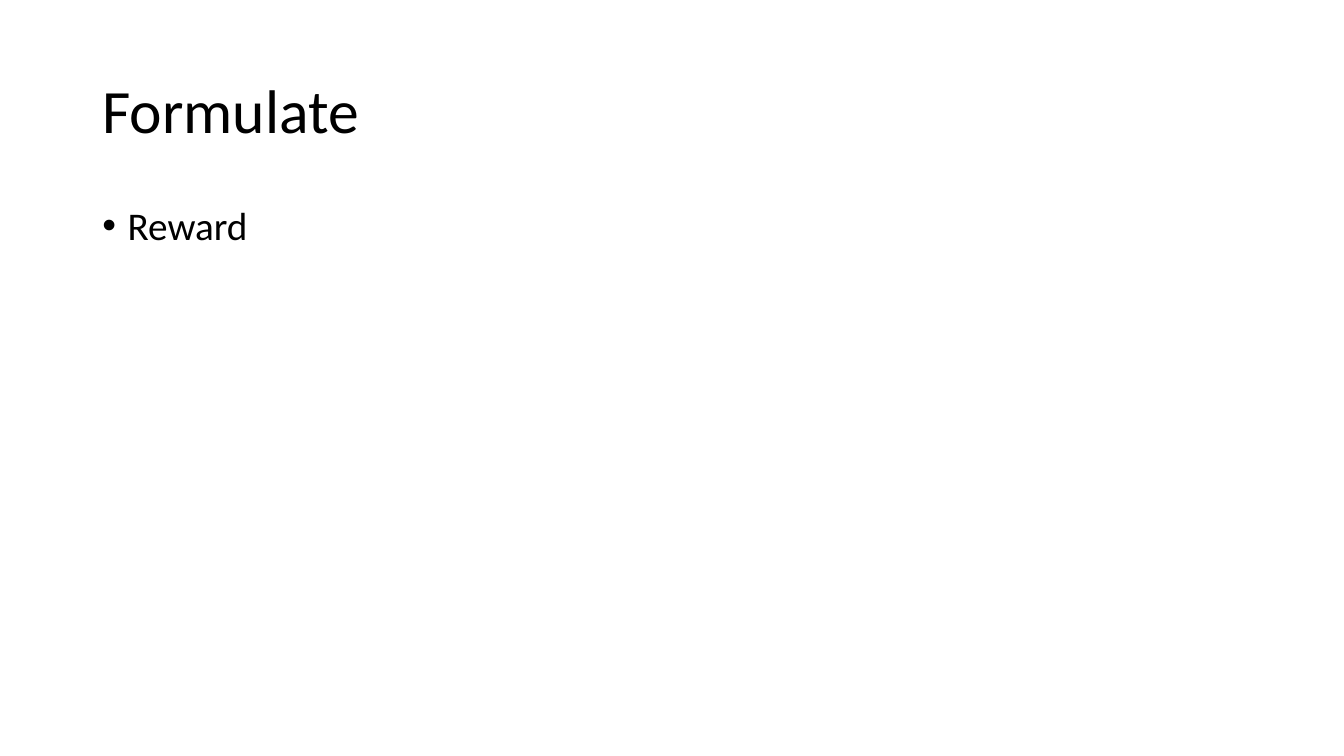
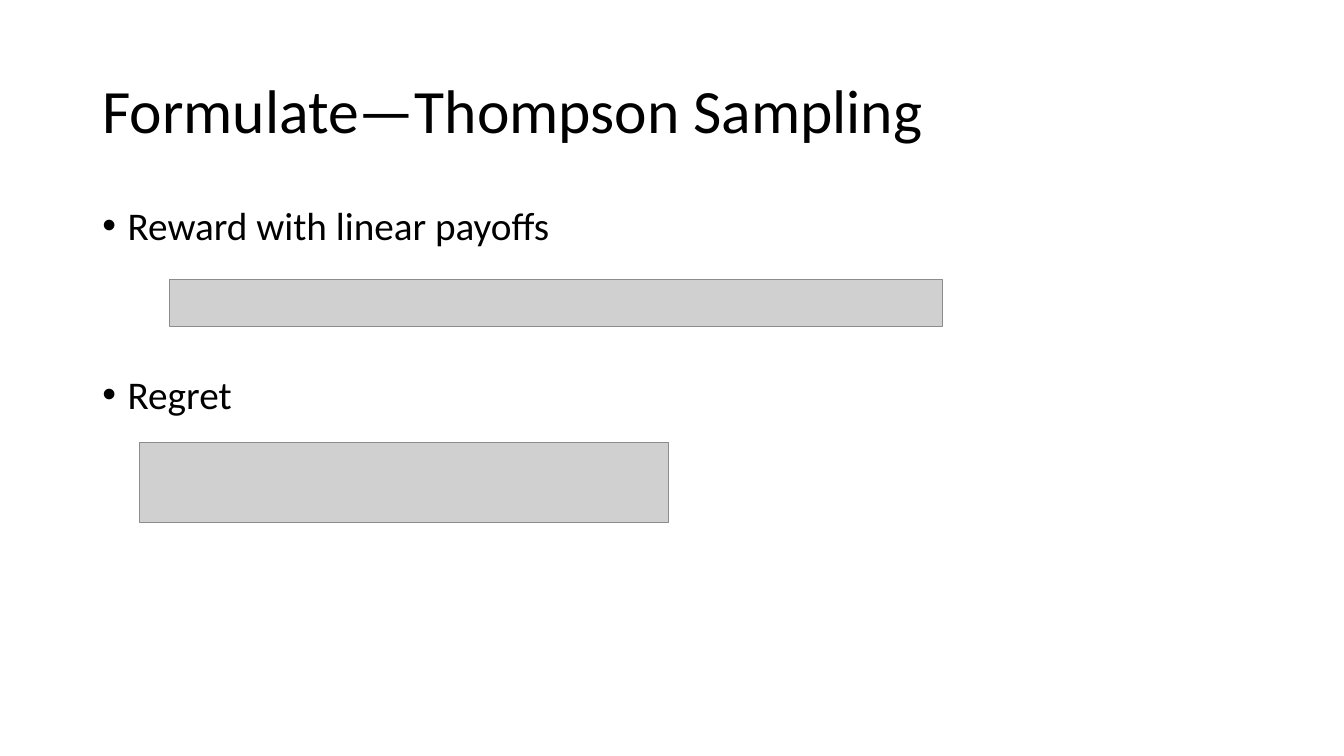
Before and after one commit to lemondy/MABPaper, a slide deck: slide 7 of paper/MAB_TA.pptx. Drawn at 1344x756 pixels with LibreOffice and Linux fonts; fonts in the diff are those of the drawing; grey boxes stand for pictures. Boxes give left, top, right and bottom in pixels: in the first picture for what was removed or moved away, otherwise in the second. Text is boxed around its words. In the diff, an @@ line names an element or a change of style, - is before the commit and + after.

Commit message:
ppt

```diff
--- a/paper/MAB_TA.pptx
+++ b/paper/MAB_TA.pptx
@@ title at (102,90,922,144): text changed @@
-Formulate
+Formulate—Thompson Sampling
@@ text at (128,212,549,416): text changed @@
-• Reward
+• Reward with linear payoffs
+• Regret
@@ picture added at (170,280,943,327) @@
@@ picture added at (140,443,668,523) @@
```
Also in this commit, not shown: 2 slides added, 3 other files.
